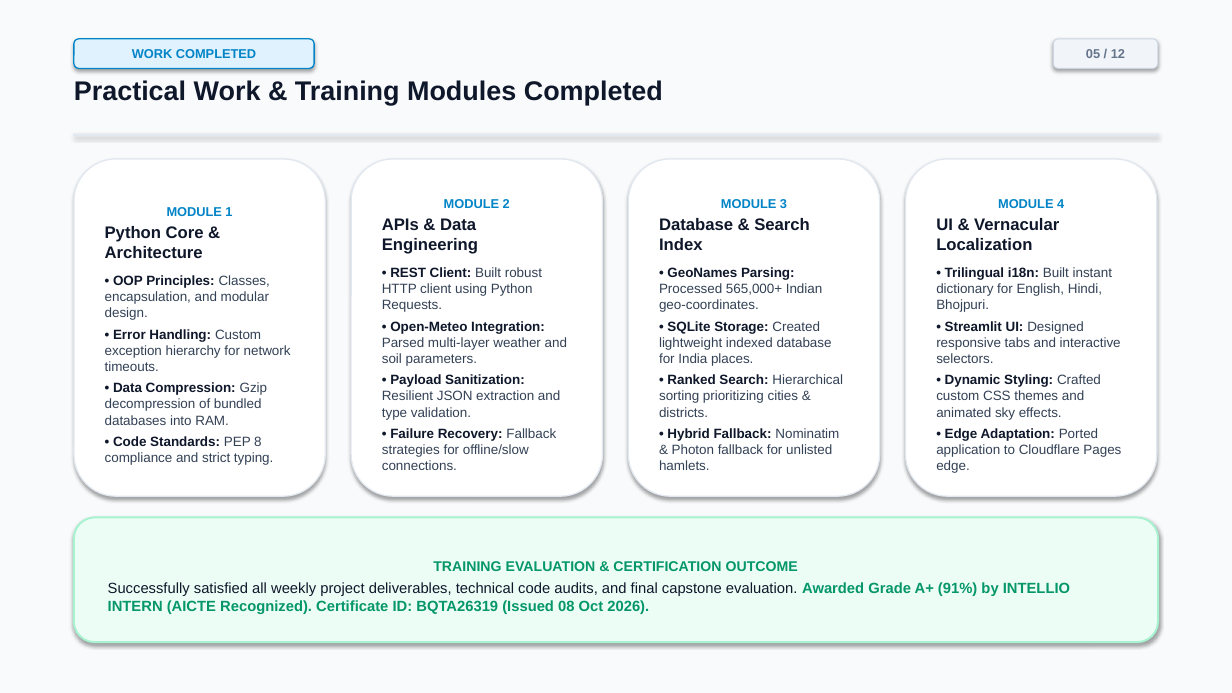
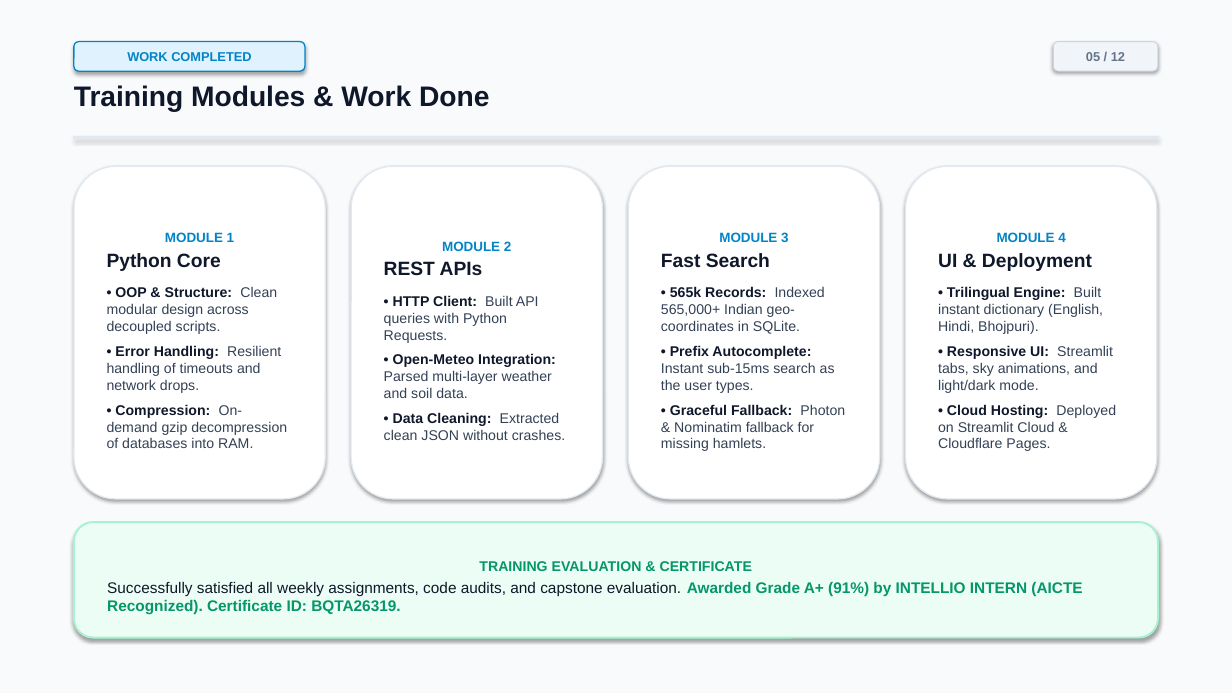
Before and after one commit to sonalikumari09/live-weather-tracker, a slide deck: slide 5 of Live_Weather_Tracker_Internship_Presentation.pptx. Drawn at 1232x693 pixels with LibreOffice and Linux fonts; fonts in the diff are those of the drawing. Boxes give left, top, right and bottom in pixels: in the first picture for what was removed or moved away, otherwise in the second. Text is boxed around its words. In the diff, an @@ line names an element or a change of style, - is before the commit and + after.

```diff
--- a/Live_Weather_Tracker_Internship_Presentation.pptx
+++ b/Live_Weather_Tracker_Internship_Presentation.pptx
@@ rounded rectangle "WORK COMPLETED": place and size @@
-rounded rectangle "WORK COMPLETED" at [74,39,314,68]
+rounded rectangle "WORK COMPLETED" at [74,42,305,71]
@@ text at [74,85,489,112]: text changed; size 21 to 22 pt @@
-Practical Work & Training Modules Completed
+Training Modules & Work Done
@@ rounded rectangle "MODULE 1": place and size @@
-rounded rectangle "MODULE 1" at [74,159,325,496]
+rounded rectangle "MODULE 1" at [74,166,325,499]
@@ rounded rectangle "MODULE 2": place and size @@
-rounded rectangle "MODULE 2" at [351,159,603,496]
+rounded rectangle "MODULE 2" at [351,166,603,499]
@@ rounded rectangle "MODULE 3": place and size @@
-rounded rectangle "MODULE 3" at [628,159,880,496]
+rounded rectangle "MODULE 3" at [628,166,880,499]
@@ rounded rectangle "MODULE 4": place and size @@
-rounded rectangle "MODULE 4" at [906,159,1157,496]
+rounded rectangle "MODULE 4" at [906,166,1157,499]
@@ text in rounded rectangle at [165,232,234,242]: size 10 to 10.5 pt in "MODULE 1" @@
@@ text in rounded rectangle at [719,232,788,242]: size 10 to 10.5 pt in "MODULE 3" @@
@@ text in rounded rectangle at [997,232,1065,242]: size 10 to 10.5 pt in "MODULE 4" @@
@@ text in rounded rectangle at [107,253,287,448]: text changed; size 10.5 to 11 pt @@
-Python Core & Architecture
-• OOP Principles: Classes, encapsulation, and modular design.
-• Error Handling: Custom exception hierarchy for network timeouts.
-• Data Compression: Gzip decompression of bundled databases into RAM.
-• Code Standards: PEP 8 compliance and strict typing.
+Python Core
+• OOP & Structure: Clean modular design across decoupled scripts.
+• Error Handling: Resilient handling of timeouts and network drops.
+• Compression: On-demand gzip decompression of databases into RAM.
@@ text in rounded rectangle at [384,261,565,440]: text changed; size 10.5 to 11 pt @@
-APIs & Data Engineering
-• REST Client: Built robust HTTP client using Python Requests.
-• Open-Meteo Integration: Parsed multi-layer weather and soil parameters.
-• Payload Sanitization: Resilient JSON extraction and type validation.
-• Failure Recovery: Fallback strategies for offline/slow connections.
+REST APIs
+• HTTP Client: Built API queries with Python Requests.
+• Open-Meteo Integration: Parsed multi-layer weather and soil data.
+• Data Cleaning: Extracted clean JSON without crashes.
@@ text in rounded rectangle at [442,241,511,251]: size 10 to 10.5 pt in "MODULE 2" @@
@@ text in rounded rectangle at [661,253,845,451]: text changed; size 10.5 to 11 pt @@
-Database & Search Index
-• GeoNames Parsing: Processed 565,000+ Indian geo-coordinates.
-• SQLite Storage: Created lightweight indexed database for India places.
-• Ranked Search: Hierarchical sorting prioritizing cities & districts.
-• Hybrid Fallback: Nominatim & Photon fallback for unlisted hamlets.
+Fast Search
+• 565k Records: Indexed 565,000+ Indian geo-coordinates in SQLite.
+• Prefix Autocomplete: Instant sub-15ms search as the user types.
+• Graceful Fallback: Photon & Nominatim fallback for missing hamlets.
@@ text in rounded rectangle at [938,253,1116,451]: text changed; size 10.5 to 11 pt @@
-UI & Vernacular Localization
-• Trilingual i18n: Built instant dictionary for English, Hindi, Bhojpuri.
-• Streamlit UI: Designed responsive tabs and interactive selectors.
-• Dynamic Styling: Crafted custom CSS themes and animated sky effects.
-• Edge Adaptation: Ported application to Cloudflare Pages edge.
+UI & Deployment
+• Trilingual Engine: Built instant dictionary (English, Hindi, Bhojpuri).
+• Responsive UI: Streamlit tabs, sky animations, and light/dark mode.
+• Cloud Hosting: Deployed on Streamlit Cloud & Cloudflare Pages.
@@ rounded rectangle "TRAINING EVALUATION & CERTIFICATE": place and size @@
-rounded rectangle "TRAINING EVALUATION & CERTIFICATE" at [74,518,1158,642]
+rounded rectangle "TRAINING EVALUATION & CERTIFICATE" at [74,522,1158,638]
@@ text in rounded rectangle at [107,561,1082,615]: text changed; size 11.5 to 12 pt @@
-TRAINING EVALUATION & CERTIFICATION OUTCOME
-Successfully satisfied all weekly project deliverables, technical code audits, and final capstone evaluation. Awarded Grade A+ (91%) by INTELLIO INTERN (AICTE Recognized). Certificate ID: BQTA26319 (Issued 08 Oct 2026).
+TRAINING EVALUATION & CERTIFICATE
+Successfully satisfied all weekly assignments, code audits, and capstone evaluation. Awarded Grade A+ (91%) by INTELLIO INTERN (AICTE Recognized). Certificate ID: BQTA26319.
```
Also in this commit, not shown: 11 other slides changed, 18 other files.
